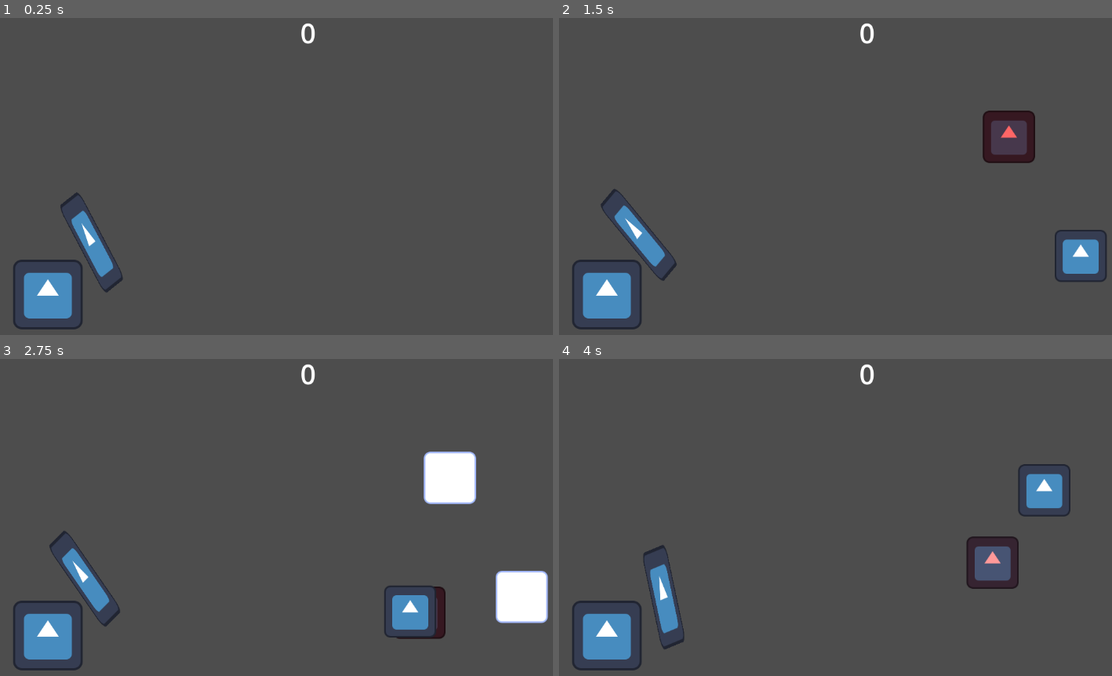
Above: before the commit, frames 1-4 (two rows, left to right).
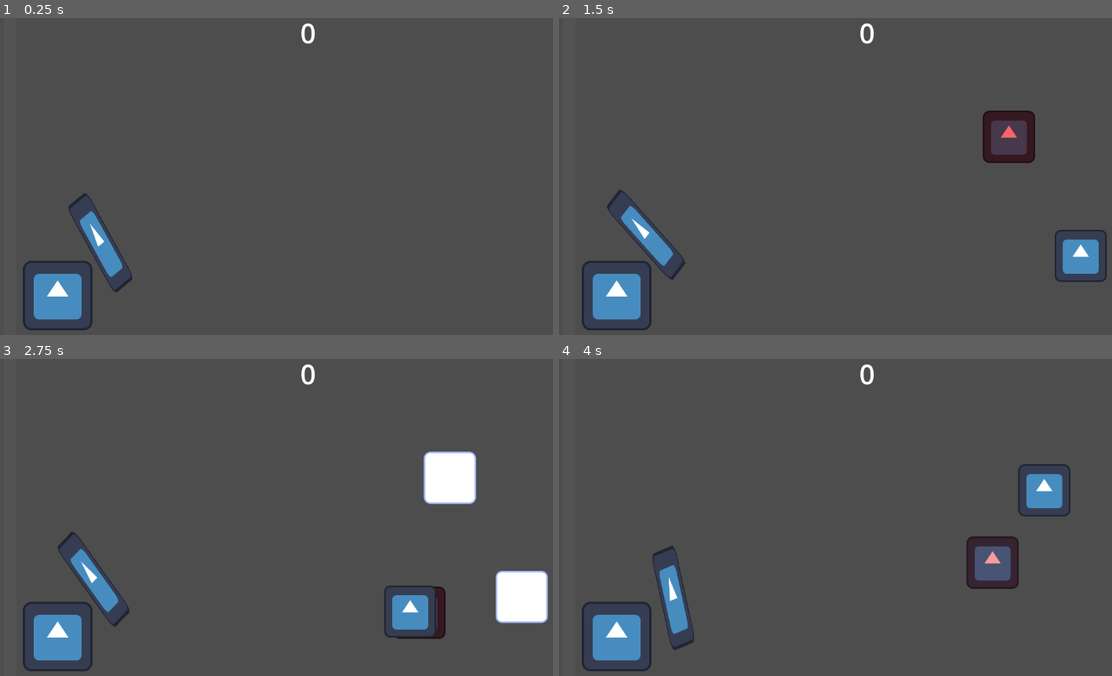
Above: after the commit, the same moments.

Repository: MORF11/gd_sns
Game: Godot game, scene res://bow.tscn
Same seed, same stepped clock (60 frames per second), same inputs: the game is played once before the commit and once after it. This scene is started directly instead of the project's main scene. The engine's default icon, where the game draws it, is replaced by a stand-in: a white triangle on a blue panel in a dark square.
Inputs (mouse positions are in pixels of both pictures, inside the frame that each line leads up to):
- Up to frame 1 (0.25 s): no input
- Up to frame 2 (1.5 s): tap Enter at 0.5 s; move the mouse to (1012, 160) at 0.52 s; hold D (right) 0.53-1.28 s; click (1012, 160) at 0.67 s; move the mouse to (747, 195) at 1.27 s; hold A (left) from 1.28 s (still down)
- Up to frame 3 (2.75 s): move the mouse to (376, 441) at 2.02 s; release A (left) at 2.03 s; hold D (right) from 2.03 s (still down)
- Up to frame 4 (4 s): move the mouse to (841, 590) at 2.77 s; release D (right) at 2.78 s; hold W (up) 2.78-3.53 s; click (841, 590) at 2.92 s; move the mouse to (1062, 574) at 3.52 s; hold A (left) from 3.53 s (still down)

The runs differ from the first frame. In frame 1, 2.2% of the frame differs, in the area x 2-24%, y 54-99%; in frame 2, 2.1%; in frame 3, 2.2%; in frame 4, 2.3%, in the area x 2-25%, y 58-99%.

Commit message:
adding level upgrading progress bar

Diff:
--- a/sns_minigames/bow.tscn
+++ b/sns_minigames/bow.tscn
@@ -1,19 +1,26 @@
-[gd_scene load_steps=5 format=3 uid="uid://itojpg6nq204"]
+[gd_scene load_steps=8 format=3 uid="uid://itojpg6nq204"]
 
 [ext_resource type="Texture2D" uid="uid://b08mv82n1aiaj" path="res://icon.svg" id="1_2of8d"]
 [ext_resource type="Script" uid="uid://38ekk2owvakp" path="res://plr_bow.gd" id="1_cx05r"]
 [ext_resource type="Script" uid="uid://qclm27ov21l7" path="res://staff.gd" id="2_60xqc"]
 [ext_resource type="Script" uid="uid://crpkyomcixxwf" path="res://score_bow.gd" id="4_cx05r"]
+[ext_resource type="Script" uid="uid://bi1f210344upa" path="res://prgrs_bar.gd" id="5_58rgb"]
+
+[sub_resource type="StyleBoxFlat" id="StyleBoxFlat_a60kk"]
+bg_color = Color(0.32578987, 0.32578987, 0.32578987, 1)
+
+[sub_resource type="StyleBoxFlat" id="StyleBoxFlat_p5kp7"]
+bg_color = Color(11.708403, 11.708403, 11.708403, 1)
 
 [node name="Node2D" type="Node2D"]
 script = ExtResource("1_cx05r")
 
 [node name="Icon" type="Sprite2D" parent="."]
-position = Vector2(88, 536)
+position = Vector2(106, 538)
 texture = ExtResource("1_2of8d")
 
 [node name="Node2D" type="Node2D" parent="."]
-position = Vector2(89, 540)
+position = Vector2(107, 542)
 scale = Vector2(0.359375, 1)
 script = ExtResource("2_60xqc")
 
@@ -34,3 +41,16 @@
 theme_override_font_sizes/font_size = 50
 text = "qwe"
 script = ExtResource("4_cx05r")
+
+[node name="lvl" type="ProgressBar" parent="."]
+offset_left = 7.0
+offset_top = 16.0
+offset_right = 30.0
+offset_bottom = 639.0
+theme_override_styles/background = SubResource("StyleBoxFlat_a60kk")
+theme_override_styles/fill = SubResource("StyleBoxFlat_p5kp7")
+rounded = true
+allow_greater = true
+fill_mode = 3
+show_percentage = false
+script = ExtResource("5_58rgb")
--- a/sns_minigames/magic.tscn
+++ b/sns_minigames/magic.tscn
@@ -1,10 +1,11 @@
-[gd_scene load_steps=15 format=3 uid="uid://d2pb6rwew1d77"]
+[gd_scene load_steps=18 format=3 uid="uid://d2pb6rwew1d77"]
 
 [ext_resource type="Texture2D" uid="uid://b08mv82n1aiaj" path="res://icon.svg" id="1_hmia2"]
 [ext_resource type="Script" uid="uid://doqrsysx1f1cu" path="res://plr_mg.gd" id="2_b36ka"]
 [ext_resource type="Script" uid="uid://qclm27ov21l7" path="res://staff.gd" id="2_yagwd"]
 [ext_resource type="Texture2D" uid="uid://bf58feyuusp70" path="res://bubble.png" id="3_b36ka"]
 [ext_resource type="Script" uid="uid://000yplknl2dm" path="res://score_mg.gd" id="5_sxt0a"]
+[ext_resource type="Script" uid="uid://bi1f210344upa" path="res://prgrs_bar.gd" id="6_t6nvo"]
 
 [sub_resource type="CircleShape2D" id="CircleShape2D_yagwd"]
 radius = 37.2156
@@ -54,16 +55,22 @@
 alpha_curve = SubResource("CurveTexture_b36ka")
 emission_curve = SubResource("CurveTexture_b36ka")
 
+[sub_resource type="StyleBoxFlat" id="StyleBoxFlat_grpal"]
+bg_color = Color(0.32578987, 0.32578987, 0.32578987, 1)
+
+[sub_resource type="StyleBoxFlat" id="StyleBoxFlat_qw813"]
+bg_color = Color(11.708403, 11.708403, 11.708403, 1)
+
 [node name="Node2D" type="Node2D"]
 
 [node name="targets" type="Node2D" parent="."]
 
 [node name="Icon" type="Sprite2D" parent="."]
-position = Vector2(88, 536)
+position = Vector2(106, 537)
 texture = ExtResource("1_hmia2")
 
 [node name="Node2D" type="Node2D" parent="."]
-position = Vector2(89, 540)
+position = Vector2(107, 541)
 scale = Vector2(0.359375, 1)
 script = ExtResource("2_yagwd")
 
@@ -109,4 +116,17 @@
 text = "qwe"
 script = ExtResource("5_sxt0a")
 
+[node name="lvl" type="ProgressBar" parent="."]
+offset_left = 7.0
+offset_top = 16.0
+offset_right = 30.0
+offset_bottom = 639.0
+theme_override_styles/background = SubResource("StyleBoxFlat_grpal")
+theme_override_styles/fill = SubResource("StyleBoxFlat_qw813")
+rounded = true
+allow_greater = true
+fill_mode = 3
+show_percentage = false
+script = ExtResource("6_t6nvo")
+
 [connection signal="body_entered" from="CharacterBody2D/Area2D" to="CharacterBody2D" method="_on_area_2d_body_entered"]
--- a/sns_minigames/sword.tscn
+++ b/sns_minigames/sword.tscn
@@ -1,13 +1,20 @@
-[gd_scene load_steps=6 format=3 uid="uid://gasm3b8s7ihn"]
+[gd_scene load_steps=9 format=3 uid="uid://gasm3b8s7ihn"]
 
 [ext_resource type="Script" uid="uid://6dkii5enkssx" path="res://score_sw.gd" id="1_r76a6"]
 [ext_resource type="Script" uid="uid://dxqjkmws4pmd3" path="res://plr_swr.gd" id="2_dwvek"]
 [ext_resource type="Texture2D" uid="uid://b08mv82n1aiaj" path="res://icon.svg" id="3_rx5id"]
+[ext_resource type="Script" uid="uid://bi1f210344upa" path="res://prgrs_bar.gd" id="4_dwvek"]
 
 [sub_resource type="CircleShape2D" id="CircleShape2D_v4ynp"]
 radius = 68.0294
 
 [sub_resource type="RectangleShape2D" id="RectangleShape2D_83fnj"]
+
+[sub_resource type="StyleBoxFlat" id="StyleBoxFlat_rx5id"]
+bg_color = Color(0.32578987, 0.32578987, 0.32578987, 1)
+
+[sub_resource type="StyleBoxFlat" id="StyleBoxFlat_v4ynp"]
+bg_color = Color(11.708403, 11.708403, 11.708403, 1)
 
 [node name="Node2D" type="Node2D"]
 
@@ -43,5 +50,18 @@
 scale = Vector2(1.09375, 0.320313)
 texture = ExtResource("3_rx5id")
 
+[node name="lvl" type="ProgressBar" parent="."]
+offset_left = 7.0
+offset_top = 16.0
+offset_right = 30.0
+offset_bottom = 639.0
+theme_override_styles/background = SubResource("StyleBoxFlat_rx5id")
+theme_override_styles/fill = SubResource("StyleBoxFlat_v4ynp")
+rounded = true
+allow_greater = true
+fill_mode = 3
+show_percentage = false
+script = ExtResource("4_dwvek")
+
 [connection signal="body_entered" from="plr" to="plr" method="_on_body_entered"]
 [connection signal="body_entered" from="plr/Area2D" to="plr" method="_on_area_2d_body_entered"]
